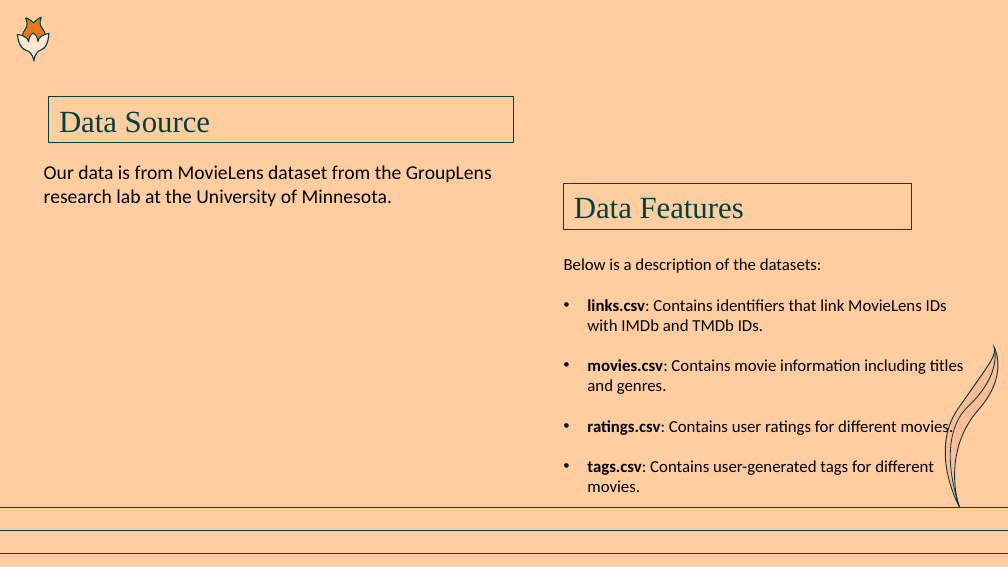
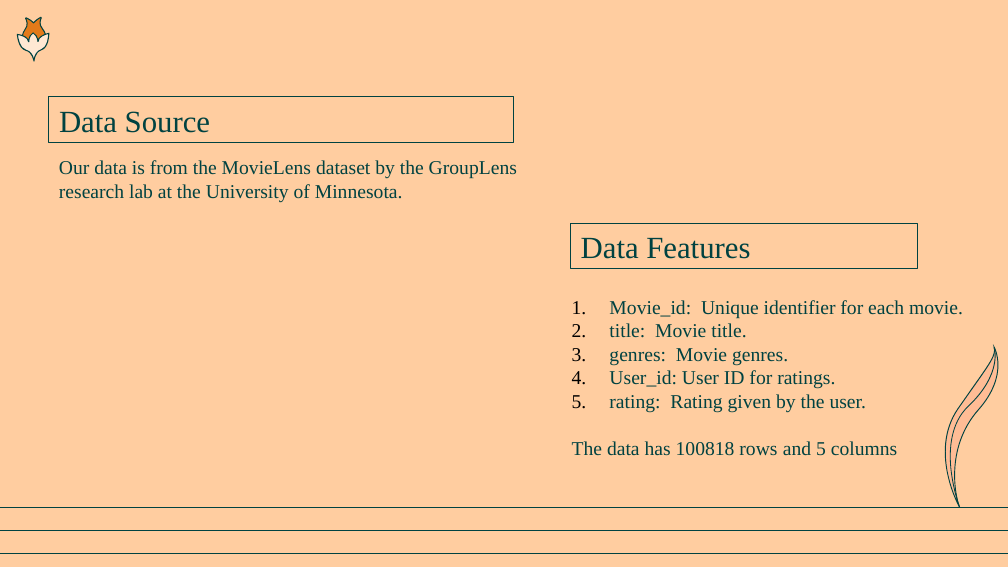
Before and after one commit to Eva-Claire/streamflix_recommender_system, a slide deck: slide 7 of streamflix_recommendation_system.pptx. Drawn at 1008x567 pixels with LibreOffice and Linux fonts; fonts in the diff are those of the drawing; background and template pictures are left out. Boxes give left, top, right and bottom in pixels: in the first picture for what was removed or moved away, otherwise in the second. Text is boxed around its words. In the diff, an @@ line names an element or a change of style, - is before the commit and + after.

```diff
--- a/streamflix_recommendation_system.pptx
+++ b/streamflix_recommendation_system.pptx
@@ text at [59,160,517,203]: text changed; font Calibri to Times New Roman; text colour #000000 to #004241 @@
-Our data is from MovieLens dataset from the GroupLens research lab at the University of Minnesota.
+Our data is from the MovieLens dataset by the GroupLens research lab at the University of Minnesota.
@@ rectangle "Data Features": place and size @@
-rectangle "Data Features" at [563,183,911,229]
+rectangle "Data Features" at [571,224,918,269]
@@ text at [572,300,963,456]: text changed; size 12 to 14 pt; font Calibri to Times New Roman; text colour #000000 to #004241 @@
-Below is a description of the datasets:
-• links.csv: Contains identifiers that link MovieLens IDs with IMDb and TMDb IDs.
-• movies.csv: Contains movie information including titles and genres.
-• ratings.csv: Contains user ratings for different movies.
-• tags.csv: Contains user-generated tags for different movies.
+1. Movie_id: Unique identifier for each movie.
+2. title: Movie title.
+3. genres: Movie genres.
+4. User_id: User ID for ratings.
+5. rating: Rating given by the user.
+The data has 100818 rows and 5 columns
```
Also in this commit, not shown: 7 other slides changed, 1 slide added, 1 slide removed.
